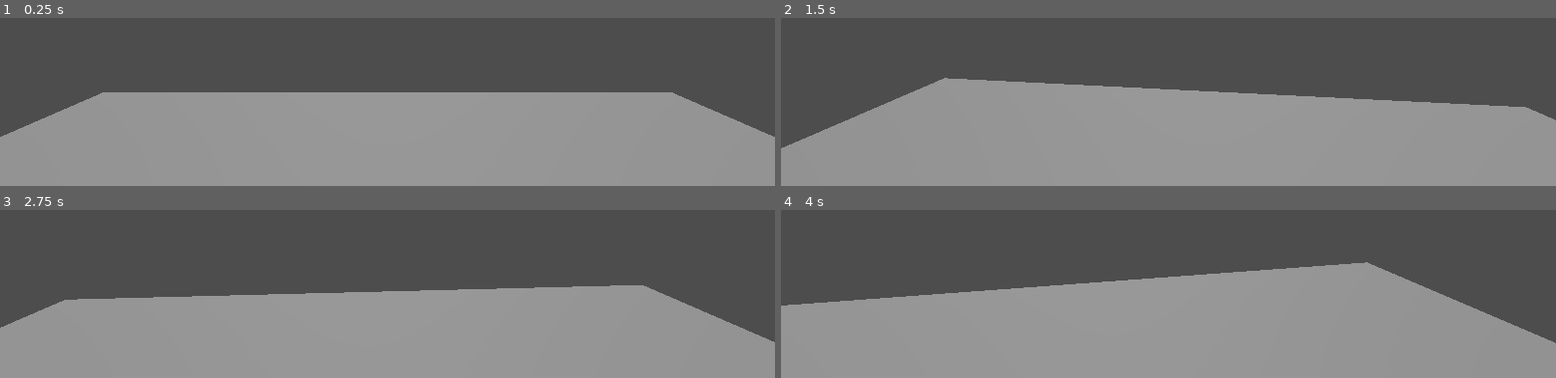
Above: before the commit, frames 1-4 (two rows, left to right).
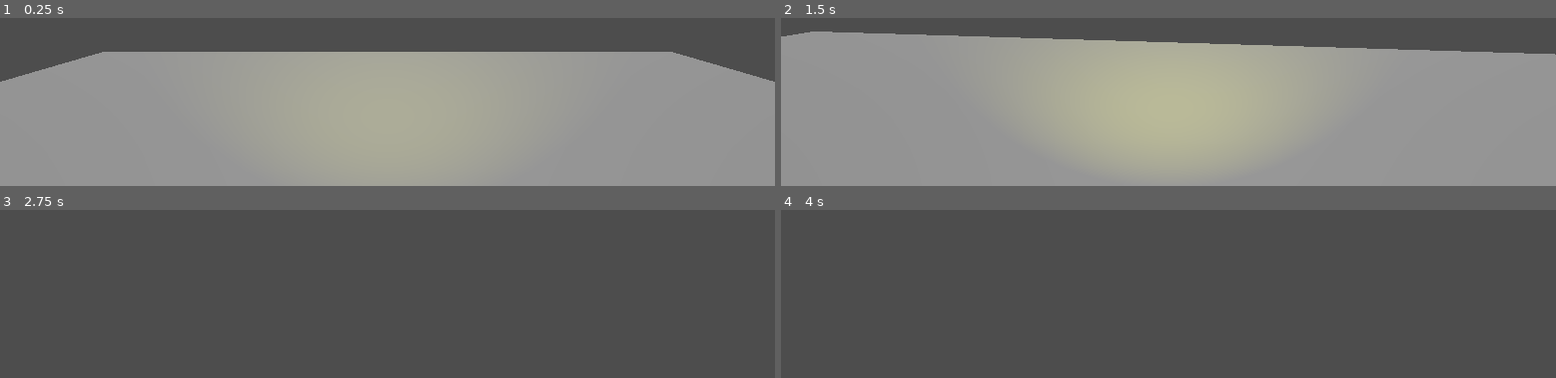
Above: after the commit, the same moments.

Repository: afanmubashir22/what-is-behind-
Game: Godot game, scene res://main_world.tscn
Two runs of this game, one before a commit and one after it. Both use one fixed random seed, a clock stepped at 60 frames per second and the inputs below.
Inputs (mouse positions are in pixels of both pictures, inside the frame that each line leads up to):
- Up to frame 1 (0.25 s): no input
- Up to frame 2 (1.5 s): tap Enter at 0.5 s; move the mouse to (outside the picture) at 0.52 s; hold Up (ui_up) from 0.53 s (still down); tap Space (jump, bound only after the commit) at 0.6, 0.77, 1.07 s; move the mouse to (outside the picture) at 1.27 s; tap Alt at 1.35 s
- Up to frame 3 (2.75 s): keep holding Up (ui_up); tap Space (jump, bound only after the commit) at 1.52, 1.55, 1.82, 2.3 s; move the mouse to (outside the picture) at 2.02 s; tap Shift at 2.1 s
- Up to frame 4 (4 s): keep holding Up (ui_up); tap Space (jump, bound only after the commit) at 2.75, 2.85, 3.02, 3.32, 3.77, 3.8 s; move the mouse to (outside the picture) at 2.77 s; tap Enter at 3.5 s; move the mouse to (outside the picture) at 3.52 s; tap Alt at 3.6 s

The runs differ from the first frame. In frame 1, 25% of the frame differs, in the area x 0-100%, y 20-71%; in frame 2, 40%; in frame 3, 48%; in frame 4, 53%, in the area x 0-100%, y 31-100%.

Commit message:
i made the partition like crosswall and rooms also made other things

Diff:
--- /dev/null
+++ b/house.tscn
@@ -0,0 +1,83 @@
+[gd_scene format=3 uid="uid://bmbv4gymsvulk"]
+
+[ext_resource type="PackedScene" uid="uid://clp0713i6vxbx" path="res://player.tscn" id="1_hfkix"]
+
+[sub_resource type="StandardMaterial3D" id="StandardMaterial3D_g5ubp"]
+albedo_color = Color(0.111756526, 0.112081565, 0.10320676, 1)
+
+[node name="House" type="Node3D" unique_id=797279155]
+
+[node name="NavigationRegion3D" type="NavigationRegion3D" parent="." unique_id=1977198936]
+
+[node name="HouseShell" type="CSGBox3D" parent="NavigationRegion3D" unique_id=450426943]
+transform = Transform3D(1, 0, 0, 0, 1, 0, 0, 0, 1, 7.0966315, -6.2804804, -0.838305)
+use_collision = true
+size = Vector3(25, 16, 25)
+material = SubResource("StandardMaterial3D_g5ubp")
+
+[node name="HollowCore" type="CSGBox3D" parent="NavigationRegion3D/HouseShell" unique_id=195844005]
+operation = 2
+size = Vector3(24, 15.5, 24)
+
+[node name="Floor_1st_Ceiling" type="CSGBox3D" parent="NavigationRegion3D/HouseShell" unique_id=305057562]
+transform = Transform3D(1, 0, 0, 0, 1, 0, 0, 0, 1, 0, -4, 0)
+size = Vector3(24, 0.2, 24)
+
+[node name="Floor_2nd_Ceiling2" type="CSGBox3D" parent="NavigationRegion3D/HouseShell" unique_id=51527449]
+size = Vector3(24, 0.2, 24)
+
+[node name="Floor_3rd_Ceiling3" type="CSGBox3D" parent="NavigationRegion3D/HouseShell" unique_id=1599313449]
+transform = Transform3D(1, 0, 0, 0, 1, 0, 0, 0, 1, 0, 4, 0)
+size = Vector3(24, 0.2, 24)
+
+[node name="StairwayCutout" type="CSGBox3D" parent="NavigationRegion3D/HouseShell" unique_id=337578500]
+transform = Transform3D(1, 0, 0, 0, 1, 0, 0, 0, 1, 9, 0, 8)
+operation = 2
+size = Vector3(3, 16, 6)
+
+[node name="Wall_Kitchen_Divider" type="CSGBox3D" parent="NavigationRegion3D/HouseShell" unique_id=101379101]
+transform = Transform3D(1, 0, 0, 0, 1, 0, 0, 0, 1, -4, -2, 2)
+size = Vector3(0.2, 4, 12)
+
+[node name="Doorway_Cutout" type="CSGBox3D" parent="NavigationRegion3D/HouseShell/Wall_Kitchen_Divider" unique_id=246450965]
+transform = Transform3D(1, 0, 0, 0, 1, 0, 0, 0, 1, 0, -0.75, 0)
+operation = 2
+size = Vector3(1.5, 2.5, 2)
+
+[node name="Wall_Garage_Divider" type="CSGBox3D" parent="NavigationRegion3D/HouseShell" unique_id=20878989]
+transform = Transform3D(1, 0, 0, 0, 1, 0, 0, 0, 1, 4, -2, -4)
+size = Vector3(10, 4, 0.2)
+
+[node name="Wall_2ndFloor_Main" type="CSGBox3D" parent="NavigationRegion3D/HouseShell" unique_id=486302513]
+transform = Transform3D(1, 0, 0, 0, 1, 0, 0, 0, 1, 0, 2, 0)
+size = Vector3(24, 4, 0.2)
+
+[node name="Door_Room1" type="CSGBox3D" parent="NavigationRegion3D/HouseShell/Wall_2ndFloor_Main" unique_id=1831784540]
+transform = Transform3D(1, 0, 0, 0, 1, 0, 0, 0, 1, -0.015911102, -0.3149414, 0)
+operation = 2
+size = Vector3(2.6763916, 3.1298828, 2)
+
+[node name="CrossWall_1" type="CSGBox3D" parent="NavigationRegion3D/HouseShell" unique_id=618568483]
+transform = Transform3D(1, 0, 0, 0, 1, 0, 0, 0, 1, 6.4422297, 2, -4.128168)
+size = Vector3(10.88446, 3.6593018, 0.25733593)
+
+[node name="CrossWall_2" type="CSGBox3D" parent="NavigationRegion3D/HouseShell" unique_id=171713332]
+transform = Transform3D(1, 0, 0, 0, 1, 0, 0, 0, 1, 6.2360673, 1.9617214, 4.1306963)
+size = Vector3(12.505341, 3.9463043, 0.33442384)
+
+[node name="Rooms" type="Node3D" parent="." unique_id=1235261790]
+
+[node name="Basement" type="Node3D" parent="Rooms" unique_id=42217663]
+
+[node name="Garages" type="Node3D" parent="Rooms" unique_id=2060886305]
+
+[node name="Kitchen" type="Node3D" parent="Rooms" unique_id=1855038560]
+
+[node name="ChildsRoom" type="Node3D" parent="Rooms" unique_id=2122612815]
+
+[node name="AltarRoom" type="Node3D" parent="Rooms" unique_id=156917676]
+
+[node name="Player" parent="." unique_id=657102275 instance=ExtResource("1_hfkix")]
+
+[node name="DirectionalLight3D" type="DirectionalLight3D" parent="." unique_id=853937950]
+transform = Transform3D(0.70710677, -0.49999997, 0.49999997, 0, 0.70710677, 0.70710677, -0.70710677, -0.49999997, 0.49999997, 0, 0, 0)
--- a/player.gd
+++ b/player.gd
@@ -1,7 +1,10 @@
 extends CharacterBody3D
 
-@export var SPEED: float = 4.0
-@export var MOUSE_SENSITIVITY: float = 0.002
+@export var walk_speed: float = 5.0
+@export var jump_velocity:float=4.5
+@export var mouse_sensitivity:float=0.002
+@export var acceleration:float=10.0
+@export var decleration:float=12.0
 
 @onready var head: Node3D = $Head
 @onready var camera: Camera3D = $Head/Camera3D
@@ -20,28 +23,23 @@
 			Input.set_mouse_mode(Input.MOUSE_MODE_CAPTURED)
 
 	if event is InputEventMouseMotion and Input.get_mouse_mode() == Input.MOUSE_MODE_CAPTURED:
-		rotate_y(-event.relative.x * MOUSE_SENSITIVITY)
-		head.rotate_x(-event.relative.y * MOUSE_SENSITIVITY)
+		rotate_y(-event.relative.x * mouse_sensitivity)
+		head.rotate_x(-event.relative.y * mouse_sensitivity)
 		head.rotation.x = clamp(head.rotation.x, deg_to_rad(-80), deg_to_rad(80))
 
 func  _physics_process(delta: float)  -> void:
 	if not is_on_floor():
 		velocity.y -= gravity * delta
-		var input_dir = Vector3.ZERO
-		if Input.is_key_pressed(KEY_W) or Input.is_key_pressed(KEY_UP):
-			input_dir -= transform.basis.z
-		if Input.is_key_pressed(KEY_S) or Input.is_key_pressed(KEY_DOWN):
-			input_dir += transform.basis.z
-		if Input.is_key_pressed(KEY_A) or Input.is_key_pressed(KEY_LEFT):
-			input_dir -= transform.basis.x
-		if Input.is_key_pressed(KEY_D) or Input.is_key_pressed(KEY_RIGHT):
-						input_dir += transform.basis.x
+	if Input.is_action_just_pressed("jump") and is_on_floor():
+		velocity.y=jump_velocity
 
-						var direction = input_dir.normalized()
+	var input:=Input.get_vector("ui_left","ui_right","ui_up","ui_down")
 
-						if direction != Vector3.ZERO:
-							velocity.x = direction.x * SPEED
-							velocity.z = direction.z * SPEED
-						else:
-								velocity.x = move_toward(velocity.x, 0, SPEED)
-								velocity.z = move_toward(velocity.z, 0, SPEED)
+	var direction :=(transform.basis*Vector3(input.x,0,input.y)).normalized()
+	if direction != Vector3.ZERO:
+		velocity.x = move_toward(velocity.x,direction.x*walk_speed,acceleration*delta)
+		velocity.z = move_toward(velocity.z,direction.z*walk_speed,acceleration*delta)
+	else:
+		velocity.x = move_toward(velocity.x, 0,decleration*delta)
+		velocity.z = move_toward(velocity.z, 0, decleration*delta)
+	move_and_slide()
--- a/player.tscn
+++ b/player.tscn
@@ -5,7 +5,7 @@
 [sub_resource type="CapsuleShape3D" id="CapsuleShape3D_sh265"]
 
 [node name="Player" type="CharacterBody3D" unique_id=657102275]
-transform = Transform3D(1, 0, 0, 0, 1, 0, 0, 0, 1, 0, 5, 0)
+transform = Transform3D(1, 0, 0, 0, 1, 0, 0, 0, 1, 0, -2, 0)
 script = ExtResource("1_4flbx")
 
 [node name="CollisionShape3D" type="CollisionShape3D" parent="." unique_id=1983526975]
@@ -13,9 +13,15 @@
 shape = SubResource("CapsuleShape3D_sh265")
 
 [node name="Head" type="Node3D" parent="." unique_id=443825936]
-transform = Transform3D(1, 0, 0, 0, 1, 0, 0, 0, 1, 0, 1.8, 0)
+transform = Transform3D(1, 0, 0, 0, 1, 0, 0, 0, 1, 0, 0.69421625, 0.009775519)
 
 [node name="Camera3D" type="Camera3D" parent="Head" unique_id=1901501477]
 
 [node name="RayCast3D" type="RayCast3D" parent="Head" unique_id=1531857641]
 target_position = Vector3(0, 0, -3)
+
+[node name="Flashlight" type="SpotLight3D" parent="Head" unique_id=791010899]
+transform = Transform3D(1, 0, 0, 0, 1, 0, 0, 0, 1, 0, 0, -0.5)
+light_color = Color(0.8810395, 0.8802515, 0, 1)
+light_energy = 10.0
+spot_range = 30.0
--- a/project.godot
+++ b/project.godot
@@ -57,6 +57,11 @@
 , Object(InputEventKey,"resource_local_to_scene":false,"resource_name":"","device":-1,"window_id":0,"alt_pressed":false …(183 unchanged characters)…
 ]
 }
+jump={
+"deadzone": 0.2,
+"events": [Object(InputEventKey,"resource_local_to_scene":false,"resource_name":"","device":-1,"window_id":0,"alt_pressed":false,"shift_pressed":false,"ctrl_pressed":false,"meta_pressed":false,"pressed":false,"keycode":0,"physical_keycode":32,"key_label":0,"unicode":32,"location":0,"echo":false,"script":null)
+]
+}
 
 [physics]
 
